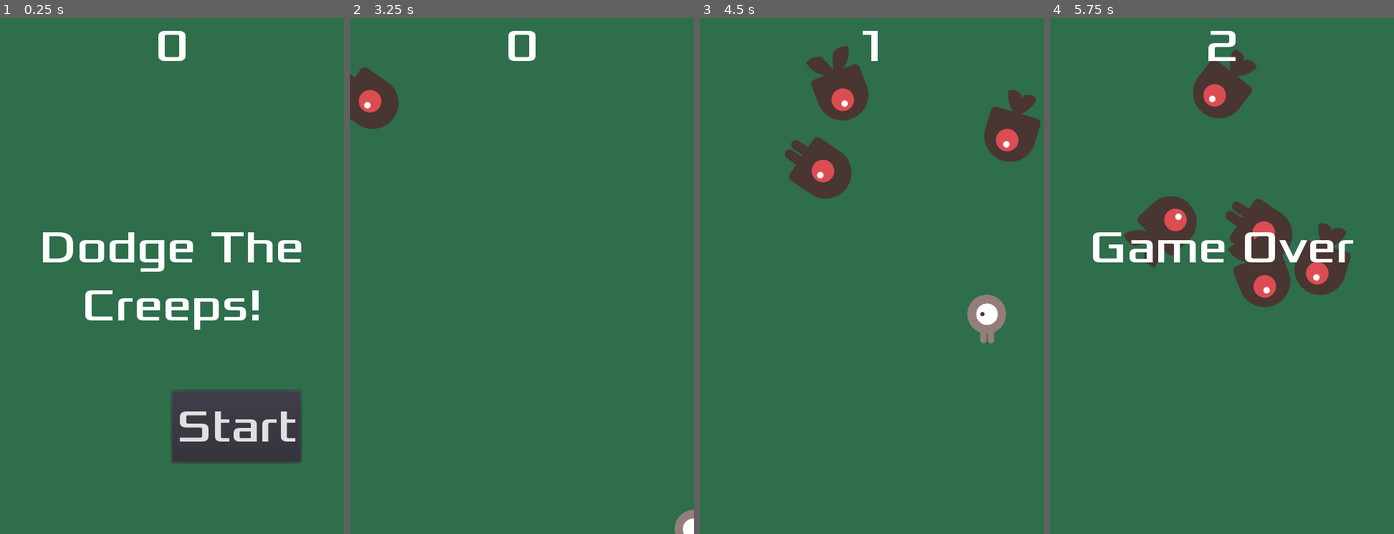
Above: before the commit, frames 1-4 (left to right).
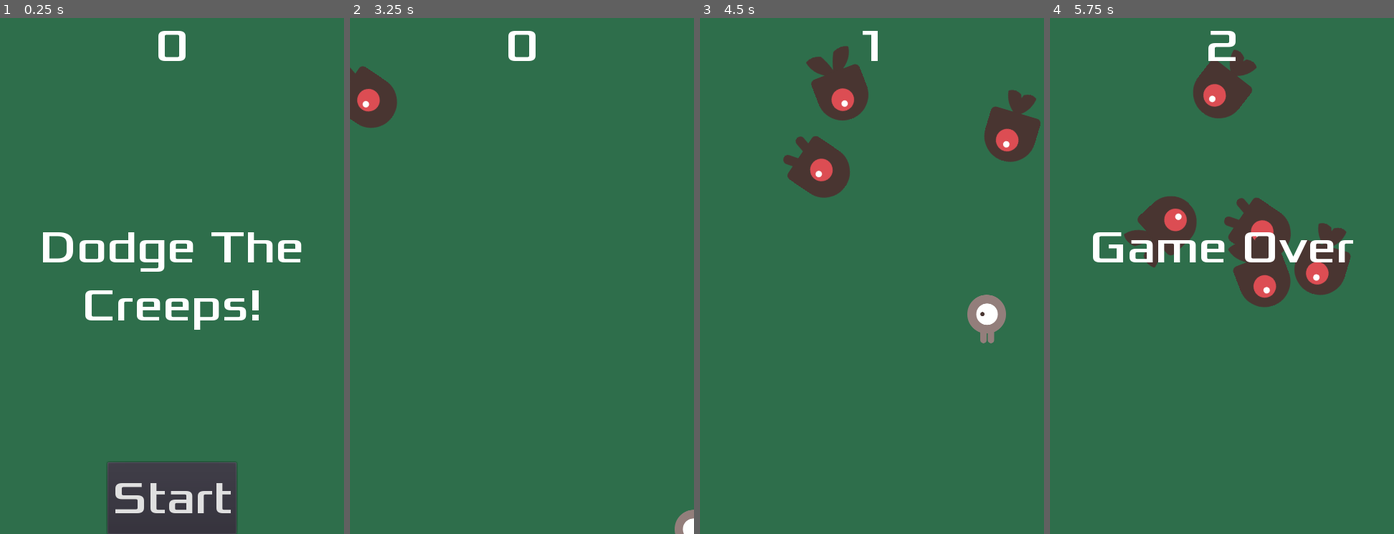
Above: after the commit, the same moments.

Repository: ggolden/gadot_dodge_the_creeps
Game: Godot game, scene res://Main.tscn
Two runs of this game, one before a commit and one after it. Both use one fixed random seed, a clock stepped at 60 frames per second and the inputs below.
Inputs:
- Up to frame 1 (0.25 s): no input
- Up to frame 2 (3.25 s): click "Start" at 0.5 s; tap Enter (start_game) at 1.25, 1.35, 2.1, 2.85 s; hold Right (move_right) 1.28-2.03 s; hold Down (move_down) 2.03-2.78 s; hold Right (move_right) from 2.78 s (still down)
- Up to frame 3 (4.5 s): release Right (move_right) at 3.53 s; hold Up (move_up) 3.53-4.28 s; tap Enter (start_game) at 3.6, 4.35 s; hold Left (move_left) from 4.28 s (still down)
- Up to frame 4 (5.75 s): keep holding Left (move_left); tap Enter (start_game) at 5.1 s

The runs differ from the first frame. In frame 1, 11% of the frame differs, in the area x 31-88%, y 72-100%; in frame 2, 0.2%; in frame 3, 0.3%; in frame 4, 0.3%.

Commit message:
some change

Diff:
--- a/Hud.tscn
+++ b/Hud.tscn
@@ -39,8 +39,9 @@
 anchor_top = 1.0
 anchor_right = 0.5
 anchor_bottom = 1.0
-margin_top = -200.0
-margin_bottom = -100.0
+margin_left = -90.0
+margin_top = -100.0
+margin_right = 90.0
 custom_fonts/font = SubResource( 1 )
 shortcut = SubResource( 3 )
 text = "Start"
--- a/Main.gd
+++ b/Main.gd
@@ -1,23 +1,15 @@
 extends Node
 
 export(PackedScene) var mob_scene
+
 var score
 
-# Called when the node enters the scene tree for the first time.
 func _ready():
 	randomize()
-
 
 # Called every frame. 'delta' is the elapsed time since the previous frame.
 #func _process(delta):
 #	pass
-
-func game_over():
-	$ScoreTimer.stop()
-	$MobTimer.stop()
-	$Hud.show_game_over()
-	$Music.stop()
-	$GameOver.play()
 
 func new_game():
 	score = 0
@@ -28,26 +20,32 @@
 	$StartTimer.start()
 	$Music.play()
 
+func game_over():
+	$ScoreTimer.stop()
+	$MobTimer.stop()
+	$Hud.show_game_over()
+	$Music.stop()
+	$GameOver.play()
+
 func _on_MobTimer_timeout():
 	# creat a new instance
 	var mob = mob_scene.instance()
 
-	# choose random location along path
+	# use the path to place the mob
 	var mob_spawn_location = get_node("MobPath/MobSpawnLocation")
-	# var x = $MobPath/MobSpawnLocation
+	# var mob_spawn_location = $MobPath/MobSpawnLocation
+
+	# place it on a random part of the path
 	mob_spawn_location.offset = randi()
-
-	# set direction perpendicular to the path direction
-	var direction = mob_spawn_location.rotation + PI / 2
-
-	# set position to random
 	mob.position = mob_spawn_location.position
 
-	# add randomness to direction
+	# set direction perpendicular to the path direction,
+	# with some randomness
+	var direction = (mob_spawn_location.rotation + PI / 2)
 	direction += rand_range(-PI / 4, PI / 4)
 	mob.rotation = direction
 
-	# choose velocity
+	# choose velocity from range
 	var velocity = Vector2(rand_range(150.0, 250.0), 0.0)
 	mob.linear_velocity = velocity.rotated(direction)
 
--- a/Mob.tscn
+++ b/Mob.tscn
@@ -42,6 +42,7 @@
 scale = Vector2( 0.75, 0.75 )
 frames = SubResource( 1 )
 animation = "walk"
+frame = 1
 playing = true
 
 [node name="CollisionShape2D" type="CollisionShape2D" parent="."]
--- a/Player.gd
+++ b/Player.gd
@@ -1,17 +1,23 @@
+# Player.gd
+
 extends Area2D
 
 signal hit
 
 export var speed = 400
+
 var screen_size
 
-# Called when the node enters the scene tree for the first time.
 func _ready():
 	screen_size = get_viewport_rect().size
 	hide()
 
-# Called every frame. 'delta' is the elapsed time since the previous frame.
 func _process(delta):
+	var velocity = input_velocity()
+	update_animation(velocity)
+	update_position(velocity, delta)
+
+func input_velocity():
 	var velocity = Vector2.ZERO
 	if Input.is_action_pressed("move_right"):
 		velocity.x += 1
@@ -21,7 +27,9 @@
 		velocity.y += 1
 	if Input.is_action_pressed("move_up"):
 		velocity.y -= 1
+	return velocity
 
+func update_animation(velocity):
 	if velocity.x != 0:
 		$AnimatedSprite.animation = "walk"
 		$AnimatedSprite.flip_v = false
@@ -32,21 +40,24 @@
 		$AnimatedSprite.flip_h = false
 
 	if velocity.length() > 0:
-		velocity = velocity.normalized() * speed
 		$AnimatedSprite.play()
 	else:
 		$AnimatedSprite.stop()
 
-	position += velocity * delta
-	position.x = clamp(position.x, 0, screen_size.x)
-	position.y = clamp(position.y, 0, screen_size.y)
-
-func _on_Player_body_entered(body):
-	hide()
-	emit_signal("hit")
-	$CollisionShape2D.set_deferred("disabled", true)
+func update_position(velocity, delta):
+	if velocity.length() > 0:
+		velocity = velocity.normalized() * speed
+		position += velocity * delta
+		position.x = clamp(position.x, 0, screen_size.x)
+		position.y = clamp(position.y, 0, screen_size.y)
 
 func start(pos):
 	position = pos
 	show()
 	$CollisionShape2D.disabled = false
+
+func _on_Player_body_entered(body):
+	print("hit by: " + str(body))
+	hide()
+	emit_signal("hit")
+	$CollisionShape2D.set_deferred("disabled", true)
--- a/Player.tscn
+++ b/Player.tscn
@@ -33,6 +33,9 @@
 scale = Vector2( 0.5, 0.5 )
 frames = SubResource( 1 )
 animation = "walk"
+__meta__ = {
+"_editor_description_": "The sprint for the Player."
+}
 
 [node name="CollisionShape2D" type="CollisionShape2D" parent="."]
 shape = SubResource( 2 )
